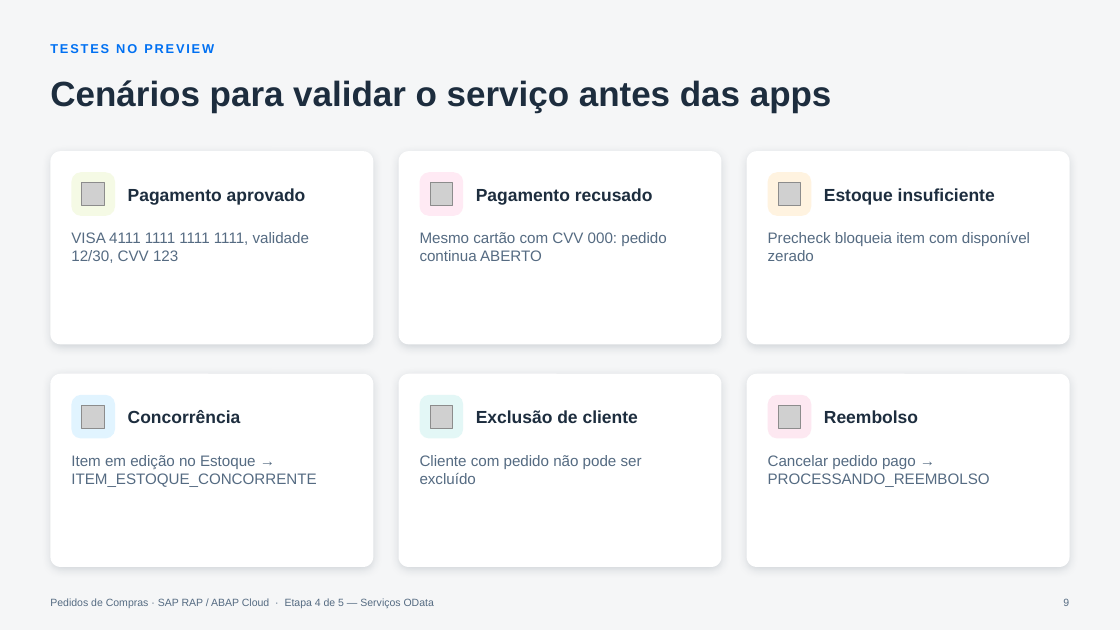
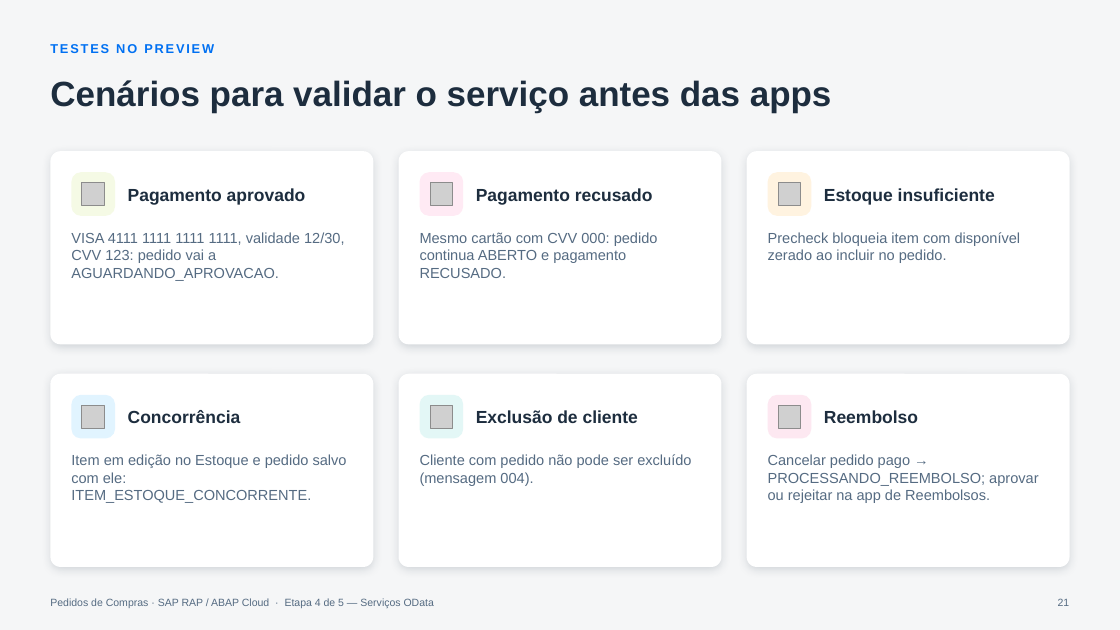
Before and after one commit to AdrianoBispo/sap-abap-rap-pedidos-de-compras-app, a slide deck: slide 21 of docs/apresentacoes/04-servicos-odata.pptx (slide 9 before the commit). Drawn at 1120x630 pixels with LibreOffice and Linux fonts; fonts in the diff are those of the drawing; grey boxes stand for pictures. Boxes give left, top, right and bottom in pixels: in the first picture for what was removed or moved away, otherwise in the second. Text is boxed around its words. In the diff, an @@ line names an element or a change of style, - is before the commit and + after.

```diff
--- a/docs/apresentacoes/04-servicos-odata.pptx
+++ b/docs/apresentacoes/04-servicos-odata.pptx
@@ text at bbox=[71, 232, 345, 281]: text changed; size 13 to 12.5 pt @@
-VISA 4111 1111 1111 1111, validade 12/30, CVV 123
+VISA 4111 1111 1111 1111, validade 12/30, CVV 123: pedido vai a AGUARDANDO_APROVACAO.
@@ text at bbox=[420, 232, 658, 278]: text changed; size 13 to 12.5 pt @@
-Mesmo cartão com CVV 000: pedido continua ABERTO
+Mesmo cartão com CVV 000: pedido continua ABERTO e pagamento RECUSADO.
@@ text at bbox=[768, 232, 1021, 263]: text changed; size 13 to 12.5 pt @@
-Precheck bloqueia item com disponível zerado
+Precheck bloqueia item com disponível zerado ao incluir no pedido.
@@ text at bbox=[71, 454, 347, 503]: text changed; size 13 to 12.5 pt @@
-Item em edição no Estoque → ITEM_ESTOQUE_CONCORRENTE
+Item em edição no Estoque e pedido salvo com ele: ITEM_ESTOQUE_CONCORRENTE.
@@ text at bbox=[420, 454, 691, 486]: text changed; size 13 to 12.5 pt @@
-Cliente com pedido não pode ser excluído
+Cliente com pedido não pode ser excluído (mensagem 004).
@@ text at bbox=[768, 454, 1038, 503]: text changed; size 13 to 12.5 pt @@
-Cancelar pedido pago → PROCESSANDO_REEMBOLSO
+Cancelar pedido pago → PROCESSANDO_REEMBOLSO; aprovar ou rejeitar na app de Reembolsos.
@@ page number at bbox=[1058, 598, 1070, 606]: text changed @@
-9
+21
```
Also in this commit, not shown: 7 other slides changed, 12 slides added.
